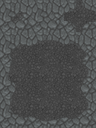
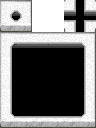
Layered file, before and after one edit (96px x 128px). Changes by layer:
showed group "Wall" (8 layers) over <box>0,0,96,128</box>
added layer "Layer 115" in group "Wall" over <box>0,0,96,128</box>
hid group "Lava Cave" (4 layers) over <box>0,0,96,128</box>
